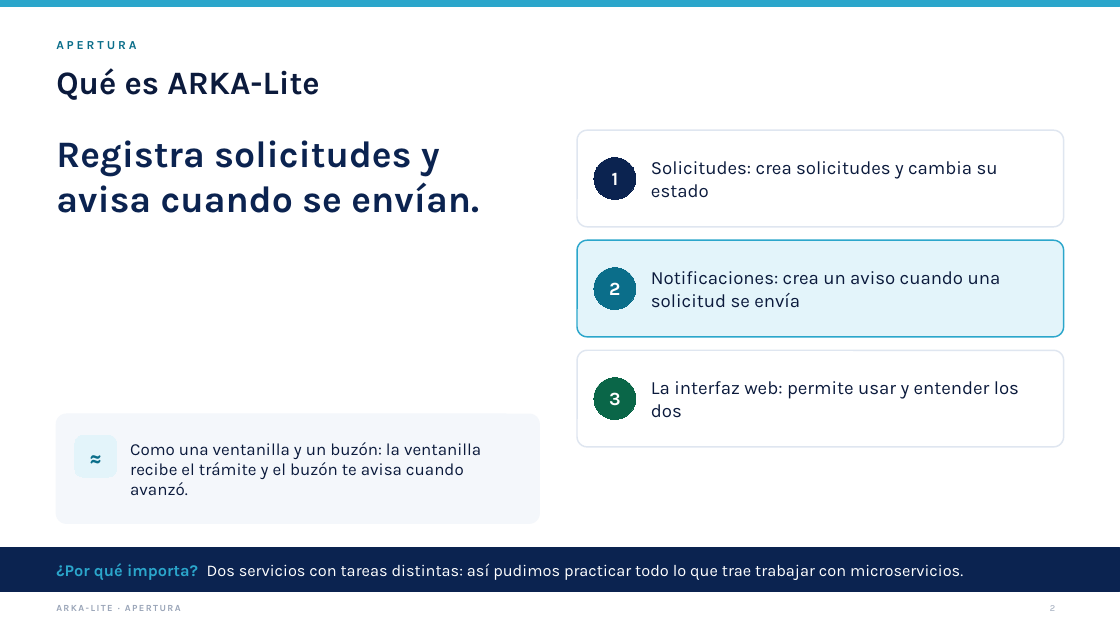
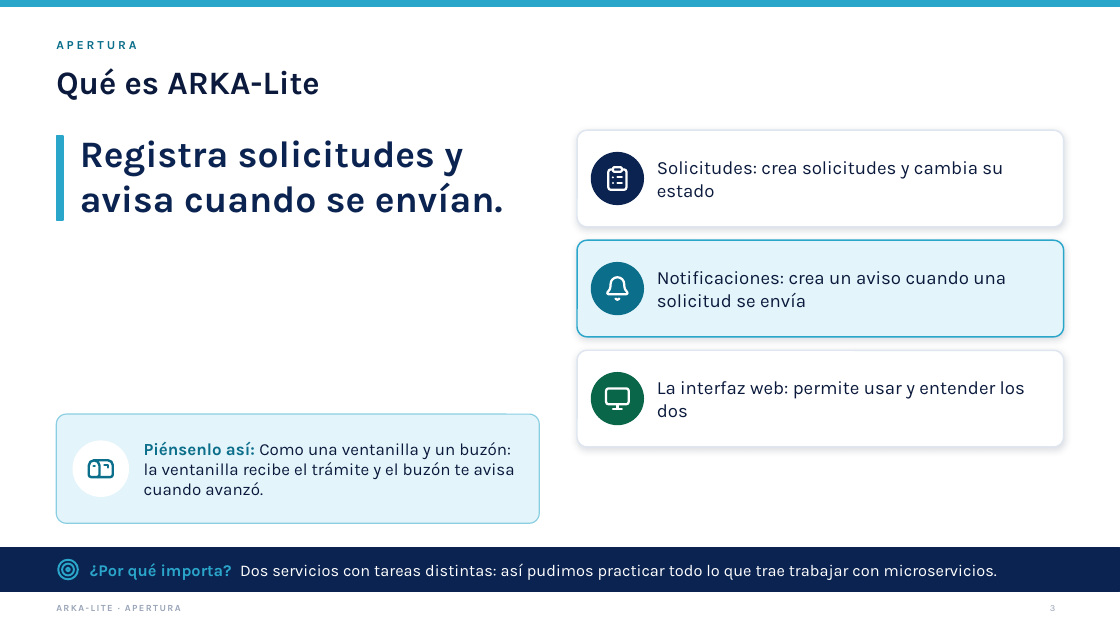
Before and after one commit to jfranceschi-dev/arka-lite, a slide deck: slide 3 of docs/presentation-data/pptx/ARKA-Lite-tecnico.pptx (slide 2 before the commit). Drawn at 1120x630 pixels with LibreOffice and Linux fonts; fonts in the diff are those of the drawing. Boxes give left, top, right and bottom in pixels: in the first picture for what was removed or moved away, otherwise in the second. Text is boxed around its words. In the diff, an @@ line names an element or a change of style, - is before the commit and + after.

```diff
--- a/docs/presentation-data/pptx/ARKA-Lite-tecnico.pptx
+++ b/docs/presentation-data/pptx/ARKA-Lite-tecnico.pptx
@@ rectangle added at <box>56,136,63,220</box>, fill #2BA6CB, outline #2BA6CB 1 pt @@
@@ text "Registra solicitudes y avisa cuando ...": place and size @@
-text "Registra solicitudes y avisa cuando ..." at <box>56,140,479,213</box>
+text "Registra solicitudes y avisa cuando ..." at <box>80,140,503,213</box>
@@ text "Solicitudes: crea solicitudes y cambia ...": place and size @@
-text "Solicitudes: crea solicitudes y cambia ..." at <box>651,161,998,198</box>
+text "Solicitudes: crea solicitudes y cambia ..." at <box>657,161,1003,198</box>
@@ ellipse added at <box>592,152,644,204</box>, fill #0B2350, outline #0B2350 1 pt @@
@@ ellipse removed at <box>594,158,636,200</box> @@
-1
@@ freeform shape added at <box>604,165,631,192</box>, outline #FFFFFF 1.93 pt @@
@@ ellipse added at <box>592,262,644,314</box>, fill #0B6E8A, outline #0B6E8A 1 pt @@
@@ ellipse removed at <box>594,268,636,310</box> @@
-2
@@ text "Notificaciones: crea un aviso cuando ...": place and size @@
-text "Notificaciones: crea un aviso cuando ..." at <box>651,271,1001,308</box>
+text "Notificaciones: crea un aviso cuando ..." at <box>657,271,1006,308</box>
@@ freeform shape added at <box>604,275,631,302</box>, outline #FFFFFF 1.93 pt @@
@@ shadow on in 3 elements at <box>577,130,1064,227</box>, <box>577,240,1064,337</box>, <box>577,350,1064,447</box> @@
@@ text "La interfaz web: permite usar ...": place and size @@
-text "La interfaz web: permite usar ..." at <box>651,381,1019,418</box>
+text "La interfaz web: permite usar ..." at <box>657,381,1025,418</box>
@@ ellipse added at <box>592,372,644,424</box>, fill #0A6648, outline #0A6648 1 pt @@
@@ freeform shape added at <box>604,385,631,412</box>, outline #FFFFFF 1.93 pt @@
@@ rounded rectangle at <box>56,414,539,523</box>: fill #F4F7FB to #E3F4FA; outline #F4F7FB 1 pt to #8ACEE2 1 pt @@
@@ ellipse added at <box>73,441,129,497</box>, fill #FFFFFF, outline #FFFFFF 1 pt @@
@@ rounded rectangle removed at <box>75,435,117,477</box> @@
-≈
@@ text at <box>144,442,515,495</box>: text changed @@
-Como una ventanilla y un buzón: la ventanilla recibe el trámite y el buzón te avisa cuando avanzó.
+Piénsenlo así: Como una ventanilla y un buzón: la ventanilla recibe el trámite y el buzón te avisa cuando avanzó.
@@ freeform shape added at <box>87,455,115,483</box>, outline #0B6E8A 2.06 pt @@
@@ freeform shape added at <box>56,558,80,581</box>, outline #2BA6CB 1.68 pt @@
@@ text "¿Por qué importa? Dos servicios ...": place and size @@
-text "¿Por qué importa? Dos servicios ..." at <box>56,563,963,580</box>
+text "¿Por qué importa? Dos servicios ..." at <box>90,563,997,580</box>
@@ page number: place and size @@
-page number at <box>594,378,636,420</box>
+page number at <box>1050,605,1056,611</box>
@@ page number at <box>1050,605,1056,611</box>: size 16 to 8 pt, text colour #FFFFFF to #9AA5B8, bold off; alignment centre to right; vertical alignment middle to top; fill #0A6648 to none; outline #0A6648 0.75 pt to none @@
```
Also in this commit, not shown: 118 other slides changed, 20 slides added, 10 slides removed, 46 other files.
